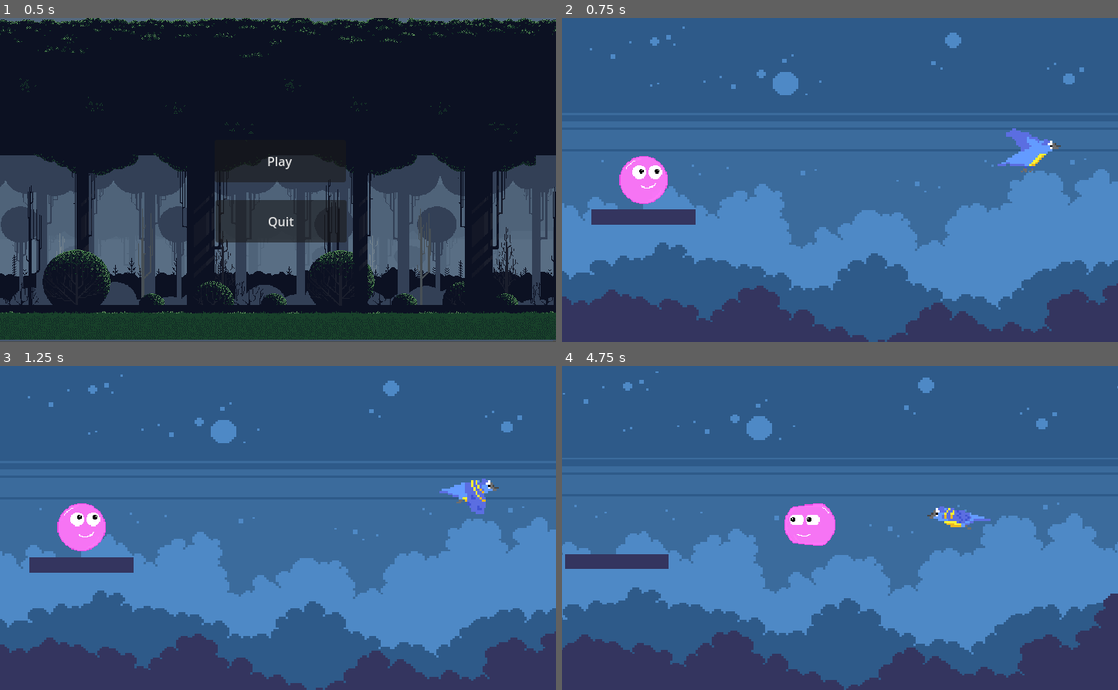
Above: before the commit, frames 1-4 (two rows, left to right).
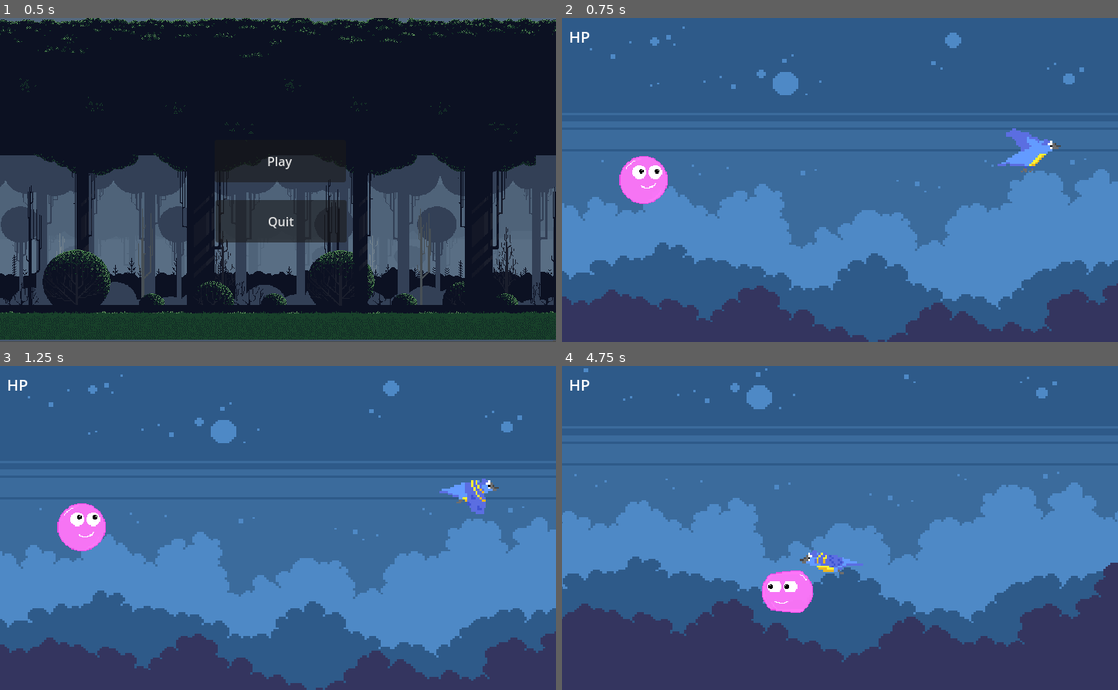
Above: after the commit, the same moments.

Repository: Laxerem/BubleGum-GlobalGJ-2025-
Game: Godot game, scene res://Scenes/menu.tscn
Two runs of this game, one before a commit and one after it. Both use one fixed random seed, a clock stepped at 60 frames per second and the inputs below.
Inputs:
- Up to frame 1 (0.5 s): no input
- Up to frame 2 (0.75 s): click "Play" at 0.5 s
- Up to frame 3 (1.25 s): no input
- Up to frame 4 (4.75 s): hold D (move_right) 1.28-2.03 s; hold S (move_down) 2.03-2.78 s; hold D (move_right) 2.78-3.53 s; hold W (move_up) 3.53-4.28 s; hold A (move_left) from 4.28 s (still down)

Frame 1 is identical in both runs. In frame 2, 1.0% of the frame differs, in the area x 1-25%, y 4-64%; in frame 3, 1.0%; in frame 4, 31%, in the area x 0-100%, y 0-100%.

Commit message:
Добавление первого моба

Diff:
--- a/Scenes/test.tscn
+++ b/Scenes/Air/Air_location.tscn
@@ -1,13 +1,13 @@
 [gd_scene load_steps=8 format=4 uid="uid://cx22spw71ei4x"]
 
-[ext_resource type="PackedScene" uid="uid://bduci70qj8hhr" path="res://Scenes/player.tscn" id="1_hu76p"]
-[ext_resource type="Texture2D" uid="uid://cbpwrfgogkxr1" path="res://assets/Map/stringstar fields/background_0.png" id="1_rw1yq"]
-[ext_resource type="Texture2D" uid="uid://djsjm6dc3ie3x" path="res://assets/Map/stringstar fields/background_1.png" id="2_useiw"]
-[ext_resource type="Texture2D" uid="uid://cm1wgtbf0exlo" path="res://assets/Map/stringstar fields/background_2.png" id="3_6gtfu"]
-[ext_resource type="PackedScene" uid="uid://1x2sitexdg2h" path="res://Scenes/birds.tscn" id="5_slhjl"]
+[ext_resource type="Texture2D" uid="uid://cbpwrfgogkxr1" path="res://assets/Map/stringstar fields/background_0.png" id="1_2n61h"]
+[ext_resource type="Texture2D" uid="uid://djsjm6dc3ie3x" path="res://assets/Map/stringstar fields/background_1.png" id="2_8q3pe"]
+[ext_resource type="Texture2D" uid="uid://cm1wgtbf0exlo" path="res://assets/Map/stringstar fields/background_2.png" id="3_4dnh5"]
+[ext_resource type="PackedScene" uid="uid://bduci70qj8hhr" path="res://Scenes/player.tscn" id="4_xijdl"]
+[ext_resource type="PackedScene" uid="uid://1x2sitexdg2h" path="res://Scenes/birds.tscn" id="5_8idfy"]
 
 [sub_resource type="TileSetAtlasSource" id="TileSetAtlasSource_s0dvx"]
-texture = ExtResource("3_6gtfu")
+texture = ExtResource("3_4dnh5")
 15:7/0 = 0
 16:7/0 = 0
 0:8/0 = 0
@@ -87,32 +87,42 @@
 [node name="Background0" type="Sprite2D" parent="Локация 1/Облака"]
 position = Vector2(360.5, 210)
 scale = Vector2(2.50347, 2.33333)
-texture = ExtResource("1_rw1yq")
+texture = ExtResource("1_2n61h")
 
 [node name="Облака-2" type="ParallaxLayer" parent="Локация 1"]
 
 [node name="Background1" type="Sprite2D" parent="Локация 1/Облака-2"]
 position = Vector2(360.5, 210.5)
 scale = Vector2(2.50347, 2.32778)
-texture = ExtResource("2_useiw")
+texture = ExtResource("2_8q3pe")
 
 [node name="Облака-3" type="ParallaxLayer" parent="Локация 1"]
 
 [node name="Background2" type="Sprite2D" parent="Локация 1/Облака-3"]
 position = Vector2(360.5, 210)
 scale = Vector2(2.50347, 2.33333)
-texture = ExtResource("3_6gtfu")
+texture = ExtResource("3_4dnh5")
 
 [node name="TileMapLayer" type="TileMapLayer" parent="."]
-tile_map_data = PackedByteArray("AAAAABoAAgAAAAoAAAABABoAAgA …(1376 unchanged characters)… PAAoAAAArAP//AgAQAAoAAAAsAP//AgARAAoAAAACAA8AAgAAAAoAAAADAA8AAgABAAoAAAAEAA8AAgACAAoAAAAFAA8AAgADAAoAAAAGAA8AAgAEAAoAAAAHAA8AAgAFAAoAAAAIAA8AAgAGAAoAAAA=")
+tile_map_data = PackedByteArray("AAAAABoAAgAAAAoAAAABABoAAgA …(1376 unchanged characters)… PAAoAAAArAP//AgAQAAoAAAAsAP//AgARAAoAAAA=")
 tile_set = SubResource("TileSet_bglxx")
 
 [node name="Gum" type="Node2D" parent="."]
 
-[node name="Player" parent="Gum" instance=ExtResource("1_hu76p")]
+[node name="Player" parent="Gum" instance=ExtResource("4_xijdl")]
 position = Vector2(89, 208)
 
 [node name="Mobs" type="Node2D" parent="."]
 
-[node name="Birds" parent="Mobs" instance=ExtResource("5_slhjl")]
+[node name="Birds" parent="Mobs" instance=ExtResource("5_8idfy")]
 position = Vector2(504, 176)
+
+[node name="CanvasLayer" type="CanvasLayer" parent="."]
+
+[node name="Label" type="Label" parent="CanvasLayer"]
+offset_left = 9.0
+offset_top = 10.0
+offset_right = 129.0
+offset_bottom = 58.0
+theme_override_font_sizes/font_size = 20
+text = "HP"
--- a/Scenes/birds.tscn
+++ b/Scenes/birds.tscn
@@ -130,7 +130,7 @@
 "duration": 1.0,
 "texture": SubResource("AtlasTexture_yawon")
 }],
-"loop": true,
+"loop": false,
 "name": &"Death",
 "speed": 5.0
 }, {
@@ -162,6 +162,9 @@
 radius = 122.368
 height = 244.737
 
+[sub_resource type="RectangleShape2D" id="RectangleShape2D_stt0g"]
+size = Vector2(8.54218, 2.28001)
+
 [node name="Birds" type="CharacterBody2D"]
 scale = Vector2(2.28, 2.28)
 script = ExtResource("1_y1361")
@@ -172,11 +175,23 @@
 
 [node name="AnimatedSprite2D" type="AnimatedSprite2D" parent="."]
 sprite_frames = SubResource("SpriteFrames_8xe0p")
-animation = &"Damage"
+animation = &"Death"
+autoplay = "Idle"
 
 [node name="Detector" type="Area2D" parent="."]
+scale = Vector2(0.877192, 0.877192)
 
 [node name="CollisionShape2D" type="CollisionShape2D" parent="Detector"]
 shape = SubResource("CapsuleShape2D_e4l6o")
 
+[node name="Death" type="Area2D" parent="."]
+scale = Vector2(0.769466, 0.769466)
+
+[node name="CollisionShape2D" type="CollisionShape2D" parent="Death"]
+position = Vector2(11.115, -5.13001)
+scale = Vector2(1.40128, 2)
+shape = SubResource("RectangleShape2D_stt0g")
+
 [connection signal="body_entered" from="Detector" to="." method="_on_detector_body_entered"]
+[connection signal="body_exited" from="Detector" to="." method="_on_detector_body_exited"]
+[connection signal="body_entered" from="Death" to="." method="_on_death_body_entered"]
--- a/Scenes/player.tscn
+++ b/Scenes/player.tscn
@@ -1,13 +1,46 @@
-[gd_scene load_steps=40 format=3 uid="uid://bduci70qj8hhr"]
+[gd_scene load_steps=49 format=3 uid="uid://bduci70qj8hhr"]
 
 [ext_resource type="Texture2D" uid="uid://bfqj50h4hrutr" path="res://assets/Player/Buble.png" id="1_6xr0q"]
 [ext_resource type="Script" path="res://Scripts/player.gd" id="1_232fs"]
+[ext_resource type="Texture2D" uid="uid://cllf7w3q7oo1o" path="res://assets/Player/стрельба.png" id="2_h44qu"]
 [ext_resource type="Texture2D" uid="uid://h73rtdkck57o" path="res://assets/Player/перс бег.png" id="3_53h3h"]
 
 [sub_resource type="CapsuleShape2D" id="CapsuleShape2D_6bvtk"]
 radius = 22.0
 height = 50.0
 
+[sub_resource type="AtlasTexture" id="AtlasTexture_ve81b"]
+atlas = ExtResource("2_h44qu")
+region = Rect2(0, 0, 64, 64)
+
+[sub_resource type="AtlasTexture" id="AtlasTexture_5t53b"]
+atlas = ExtResource("2_h44qu")
+region = Rect2(64, 0, 64, 64)
+
+[sub_resource type="AtlasTexture" id="AtlasTexture_ov35l"]
+atlas = ExtResource("2_h44qu")
+region = Rect2(128, 0, 64, 64)
+
+[sub_resource type="AtlasTexture" id="AtlasTexture_ft5p4"]
+atlas = ExtResource("2_h44qu")
+region = Rect2(192, 0, 64, 64)
+
+[sub_resource type="AtlasTexture" id="AtlasTexture_ec7eo"]
+atlas = ExtResource("2_h44qu")
+region = Rect2(0, 64, 64, 64)
+
+[sub_resource type="AtlasTexture" id="AtlasTexture_47x02"]
+atlas = ExtResource("2_h44qu")
+region = Rect2(64, 64, 64, 64)
+
+[sub_resource type="AtlasTexture" id="AtlasTexture_hsw3q"]
+atlas = ExtResource("2_h44qu")
+region = Rect2(128, 64, 64, 64)
+
+[sub_resource type="AtlasTexture" id="AtlasTexture_lmua2"]
+atlas = ExtResource("2_h44qu")
+region = Rect2(192, 64, 64, 64)
+
 [sub_resource type="AtlasTexture" id="AtlasTexture_7ncyp"]
 atlas = ExtResource("1_6xr0q")
 region = Rect2(0, 0, 64, 64)
@@ -146,6 +179,35 @@
 
 [sub_resource type="SpriteFrames" id="SpriteFrames_boh36"]
 animations = [{
+"frames": [{
+"duration": 1.0,
+"texture": SubResource("AtlasTexture_ve81b")
+}, {
+"duration": 1.0,
+"texture": SubResource("AtlasTexture_5t53b")
+}, {
+"duration": 1.0,
+"texture": SubResource("AtlasTexture_ov35l")
+}, {
+"duration": 1.0,
+"texture": SubResource("AtlasTexture_ft5p4")
+}, {
+"duration": 1.0,
+"texture": SubResource("AtlasTexture_ec7eo")
+}, {
+"duration": 1.0,
+"texture": SubResource("AtlasTexture_47x02")
+}, {
+"duration": 1.0,
+"texture": SubResource("AtlasTexture_hsw3q")
+}, {
+"duration": 1.0,
+"texture": SubResource("AtlasTexture_lmua2")
+}],
+"loop": true,
+"name": &"Atack",
+"speed": 5.0
+}, {
 "frames": [{
 "duration": 1.0,
 "texture": SubResource("AtlasTexture_7ncyp")
@@ -269,7 +331,7 @@
 [node name="AnimatedSprite2D" type="AnimatedSprite2D" parent="."]
 position = Vector2(-1, 0)
 sprite_frames = SubResource("SpriteFrames_boh36")
-animation = &"Run"
+animation = &"Atack"
 
 [node name="Camera2D" type="Camera2D" parent="."]
 scale = Vector2(-441.482, -2.02145)
--- a/Scripts/birds.gd
+++ b/Scripts/birds.gd
@@ -1,9 +1,13 @@
 extends CharacterBody2D
 
 var chase = false  # Флаг, указывающий, преследует ли моб игрока
-var speed = 20  # Скорость движения моба
+var speed = 100  # Скорость движения моба
 
 @onready var anim = $AnimatedSprite2D  # Ссылка на AnimatedSprite2D для анимации
+@onready var head = $Death/CollisionShape2D
+
+var health = 100
+var alive = true
 
 # Called every physics frame
 func _physics_process(delta: float) -> void:
@@ -11,19 +15,23 @@
 	var direction = (player.position - self.position).normalized()  # Направление к игроку
 
 	# Если моб не преследует игрока, то он остаётся в состоянии Idle
-	if chase:
-		anim.play("Idle")  # Запускаем анимацию бега
-		velocity.x = direction.x * speed  # Горизонтальное движение
-		velocity.y = direction.y * speed  # Вертикальное движение
+	if alive == true:
+		if chase:
+			anim.play("Idle")  # Запускаем анимацию бега
+			velocity.x = direction.x * speed  # Горизонтальное движение
+			velocity.y = direction.y * speed  # Вертикальное движение
 
-		# Изменение направления взгляда (переворот спрайта)
-		if velocity.x < 0:
-			anim.flip_h = true  # Переворачиваем спрайт
-		elif velocity.x > 0:
-			anim.flip_h = false  # Переворачиваем спрайт в другую сторону
-	else:
-		velocity = Vector2.ZERO  # Если не преследуем, обнуляем скорость
-		anim.play("Idle")  # Воспроизводим анимацию Idle
+			# Изменение направления взгляда (переворот спрайта)
+			if velocity.x < 0:
+				anim.flip_h = true  # Переворачиваем спрайт
+				head.position.x = abs(head.position.x) * -1
+
+			elif velocity.x > 0:
+				anim.flip_h = false  # Переворачиваем спрайт в другую сторону
+				head.position.x = abs(head.position.x) * 1
+		else:
+			velocity = Vector2.ZERO  # Если не преследуем, обнуляем скорость
+			anim.play("Idle")  # Воспроизводим анимацию Idle
 
 	# Перемещение с помощью физики
 	move_and_slide()
@@ -37,3 +45,17 @@
 func _on_detector_body_exited(body: Node2D) -> void:
 	if body.name == "Player":  # Проверяем, что это игрок
 		chase = false  # Прекращаем преследование
+
+
+func death():
+	alive = false
+	velocity.x = 0
+	velocity.y = 0
+	anim.play("Death")
+	await anim.animation_finished
+	queue_free()
+
+func _on_death_body_entered(body: Node2D) -> void:
+	print(body.name)
+	if body.name == "Player":
+		body.health -= 20
--- a/Scripts/menu.gd
+++ b/Scripts/menu.gd
@@ -11,7 +11,7 @@
 	pass
 
 func _on_play_pressed() -> void:
-	get_tree().change_scene_to_file("res://Scenes/test.tscn")
+	get_tree().change_scene_to_file("res://Scenes/Air/Air_location.tscn")
 
 func _on_exit_pressed() -> void:
 	get_tree().quit()
Not shown: 1 places in Scenes/birds.tscn that only renumber resources
Binary file added: assets/Player/стрельба.png
Not shown, added: assets/Player/стрельба.png.import
